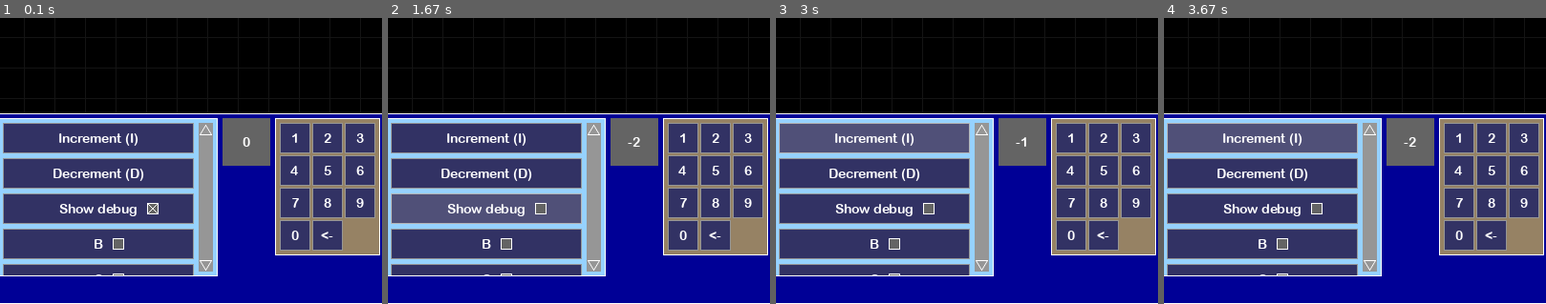
Above: before the commit, frames 1-4 (left to right).
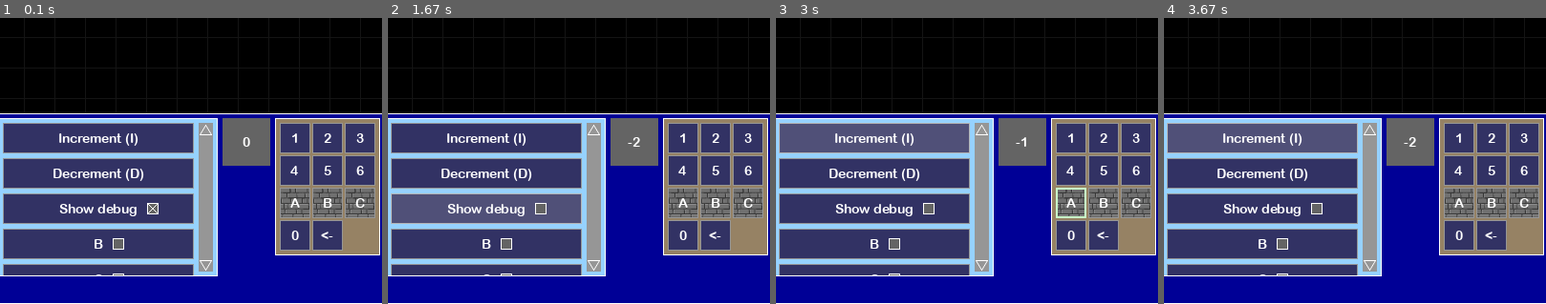
Above: after the commit, the same moments.

Repository: JonathanMurray/pygameui
Game: pygame game, started from main.py
The game is run twice, just before and just after one commit, with the same random seed, the same clock (stepped at 60 frames per second) and the same inputs.
Inputs (mouse positions are % of the whole screen's width and height, from its top left):
- Up to frame 1 (0.1 s): no input
- Up to frame 2 (1.67 s): click (15, 81) at 0.38 s; hold D 0.67-1.13 s; hold D 1.17-1.63 s
- Up to frame 3 (3 s): hold A 1.67-2.2 s; tap 1 at 1.82 s; click (71, 76) at 2.28 s; click (14, 71) at 2.62 s; hold A from 2.9 s (still down)
- Up to frame 4 (3.67 s): tap 1 at 3.05 s; release A at 3.3 s; hold D from 3.33 s (still down)
The pictures show only the part of the screen within x 1-51%, y 50-100%; the shares and areas given below are measured in that part.

The runs differ from the first frame. In frame 1, 2.2% of the frame differs, in the area x 73-98%, y 59-70%; in frame 2, 2.2%; in frame 3, 2.3%; in frame 4, 2.2%.

Commit message:
Create button with image background

Diff:
--- a/button.py
+++ b/button.py
@@ -140,3 +140,15 @@
                 style_hovered=Style(background_color=Color(80, 80, 120), border_color=Color(180, 180, 180)),
                 style_onclick=Style(background_color=Color(80, 80, 120), border_color=Color(200, 255, 200),
                                     border_width=2))
+
+
+def icon(font, size: Tuple[int, int], background_surface, label: str, hotkey: Optional[int] = None):
+  return Button(size=size,
+                callback=lambda: print("icon clicked!"),
+                label=StaticText(font, COLOR_WHITE, label),
+                behavior=SingleClickBehavior(),
+                hotkey=hotkey,
+                style=Style(background_surface=background_surface, border_color=Color(150, 150, 150)),
+                style_hovered=Style(background_surface=background_surface, border_color=Color(180, 180, 180)),
+                style_onclick=Style(background_surface=background_surface, border_color=Color(200, 255, 200),
+                                    border_width=2))
--- a/images.py
+++ b/images.py
@@ -16,7 +16,11 @@
 
 
 def image_surface(file_path: str, size: Tuple[int, int]) -> Surface:
+  image = load_and_scale_image(file_path, size)
+  return Surface(image, style=Style(border_color=Color(255, 255, 255)))
+
+
+def load_and_scale_image(file_path: str, size: Tuple[int, int]):
   original_image = pygame.image.load(file_path)
   original_image.convert()
-  scaled_image = pygame.transform.scale(original_image, size)
-  return Surface(scaled_image, style=Style(border_color=Color(255, 255, 255)))
+  return pygame.transform.scale(original_image, size)
--- a/main.py
+++ b/main.py
@@ -6,11 +6,11 @@
 from pygame.math import Vector2
 from pygame.time import Clock, set_timer
 
-from button import button, HoldDownBehavior
+from button import button, HoldDownBehavior, icon
 from checkbox import checkbox
 from containers import ListContainer, Orientation, AbsolutePosContainer, ScrollContainer, GridContainer
 from counter import Counter
-from images import image_surface
+from images import image_surface, load_and_scale_image
 from text import FormattedText, StaticText, TextArea
 from ui import BackgroundGrid, Style
 
@@ -70,6 +70,8 @@
   text_field = TextArea(font, COLOR_WHITE, (100, 100), padding=5,
                         style=Style(border_color=COLOR_WHITE))
 
+  icon_background = load_and_scale_image('resources/stone_tile.png', (32, 32))
+
   grid_children = [
     number_button(font, text_field, "1", pygame.K_1),
     number_button(font, text_field, "2", pygame.K_2),
@@ -77,9 +79,9 @@
     number_button(font, text_field, "4", pygame.K_4),
     number_button(font, text_field, "5", pygame.K_5),
     number_button(font, text_field, "6", pygame.K_6),
-    number_button(font, text_field, "7", pygame.K_7),
-    number_button(font, text_field, "8", pygame.K_8),
-    number_button(font, text_field, "9", pygame.K_9),
+    icon(font, (32, 32), icon_background, "A", pygame.K_a),
+    icon(font, (32, 32), icon_background, "B", pygame.K_b),
+    icon(font, (32, 32), icon_background, "C", pygame.K_c),
     number_button(font, text_field, "0", pygame.K_0),
     backspace_button(font, text_field)
   ]
--- a/ui.py
+++ b/ui.py
@@ -1,4 +1,4 @@
-from typing import Tuple, Optional
+from typing import Tuple, Optional, Any
 
 import pygame
 from pygame.color import Color
@@ -20,9 +20,13 @@
 
 
 class Style:
-  def __init__(self, background_color: Optional[Color] = None, border_color: Optional[Color] = None,
+  def __init__(self,
+      background_color: Optional[Color] = None,
+      background_surface: Optional[Any] = None,
+      border_color: Optional[Color] = None,
       border_width: int = 1):
     self.background_color = background_color
+    self.background_surface = background_surface
     self.border_color = border_color
     self.border_width = border_width
 
@@ -72,8 +76,11 @@
   def render(self, surface):
     self._assert_initialized()
     if self._is_visible:
-      if self._active_style and self._active_style.background_color:
-        pygame.draw.rect(surface, self._active_style.background_color, self._rect)
+      if self._active_style:
+        if self._active_style.background_color:
+          pygame.draw.rect(surface, self._active_style.background_color, self._rect)
+        elif self._active_style.background_surface:
+          surface.blit(self._active_style.background_surface, self._rect)
       self._render_contents(surface)
       if self._active_style and self._active_style.border_color:
         pygame.draw.rect(surface, self._active_style.border_color, self._rect, self._active_style.border_width)
